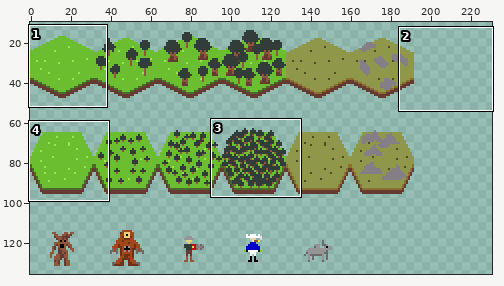
Pixel-art file: assets/images/tiles.aseprite. Above: a wide view before the commit, with the close-up outlined.
Close-up. Old version:
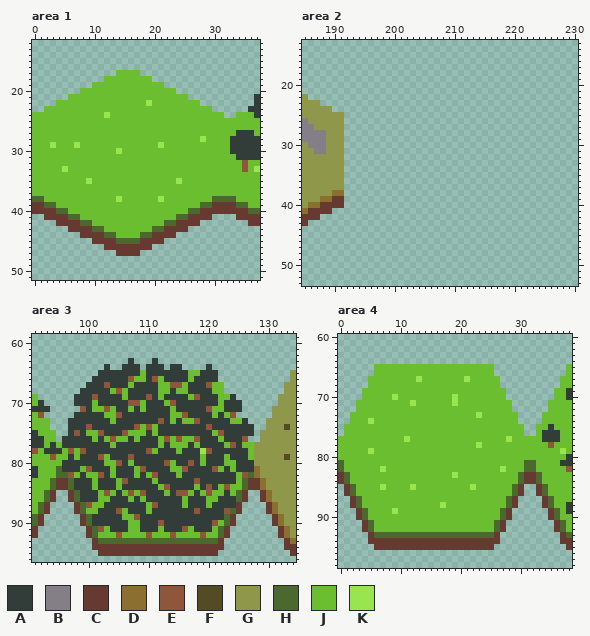
500x500 pixels, 1 frame. Shown: area 1: x 0..37, y 12..51; area 2: x 185..230, y 13..53; area 3: x 91..134, y 59..96; area 4: x 0..38, y 60..98. The wide view leaves out empty margins. The commit also changed other parts of the picture, which this record leaves out.
Palette (. is transparent): A #323c39  B #847e87  C #663931  D #8a6f30  E #8f563b  F #524b24  G #8f974a  H #4b692f  J #6abe30  K #99e550
Pixels before, area 1, first column x 0:
17 ..............JJJJ....................
18 ............JJJJJJJJ..................
19 ..........JJJJJJJJJJJJ................
20 ........JJJJJJJJJJJJJJJJ..............
21 ......JJJJJJJJJJJJJJJJJJJJ...........A
22 ....JJJJJJJJJJJJJJJKJJJJJJJJ.........A
23 ..JJJJJJJJJJJJJJJJJJJJJJJJJJJJ......AA
24 JJJJJJJJJJJJKJJJJJJJJJJJJJJJJJJJ..JJJA
25 JJJJJJJJJJJJJJJJJJJJJJJJJJJJJJJJJJJJJJ
26 JJJJJJJJJJJJJJJJJJJJJJJJJJJJJJJJJJJJJJ
27 JJJJJJJJJJJJJJJJJJJJJJJJJJJJJJJJJJAAAJ
28 JJJJJJJJJJJJJJJJJJJJJJJJJJJJKJJJJAAAAA
29 JJJKJJJKJJJJJJJJJJJJJKJJJJJJJJJJJAAAAA
30 JJJJJJJJJJJJJJKJJJJJJJJJJJJJJJJJJAAAAA
31 JJJJJJJJJJJJJJJJJJJJJJJJJJJJJJJJJJAAAA
32 JJJJJJJJJJJJJJJJJJJJJJJJJJJJJJJJJJJEJJ
33 JJJJJKJJJJJJJJJJJJJJJJJJJJJJJJJJJJJEJK
34 JJJJJJJJJJJJJJJJJJJJJJJJJJJJJJJJJJJJJJ
35 JJJJJJJJJKJJJJJJJJJJJJJJKJJJJJJJJJJJJJ
36 JJJJJJJJJJJJJJJJJJJJJJJJJJJJJJJJJJJJJJ
37 JJJJJJJJJJJJJJJJJJJJJJJJJJJJJJJJJJJJJJ
38 HHJJJJJJJJJJJJKJJJJJJKJJJJJJJJHHHHJJJJ
39 CCHHJJJJJJJJJJJJJJJJJJJJJJJJHHCCCCHHJJ
40 CCCCHHJJJJJJJJJJJJJJJJJJJJHHCCCCCCCCHH
41 ..CCCCHHJJJJJJJJJJJJJJJJHHCCCC....CCCC
42 ....CCCCHHJJJJJJJJJJJJHHCCCC........CC
43 ......CCCCHHJJJJJJJJHHCCCC............
44 ........CCCCHHJJJJHHCCCC..............
45 ..........CCCCHHHHCCCC................
46 ............CCCCCCCC..................
47 ..............CCCC....................
Pixels before, area 2, first column x 185:
22 G......
23 GGG....
24 GGGGG..
25 GGGGGGG
26 BGGGGGG
27 BBGGGGG
28 BBBBGGG
29 BBBBGGG
30 GBBBGGG
31 GGBBGGG
32 GGGGGGG
33 GGGGGGG
34 GGGGGGG
35 GGGGGGG
36 GGGGGGG
37 GGGGGGG
38 GGGGGDD
39 GGGDDCC
40 GDDCCCC
41 DCCCC..
42 CCC....
43 C......
Pixels before, area 3, first column x 91:
63 ................A...A.......................
64 ............A..AAA.AAA.AA....A..............
65 ...........AAAAAAAJAAAAAAAJJAAA............G
66 ..........AAAAAAEJJAEJAAAAJAAAA............G
67 .........AAAEAAAJAAAAJJEEJAAAEJJ..........GG
68 ........AAAAAJEJAAAAAJJAJJAAAAJJ..........GG
69 J......AAAEAAAAJAAAEAJAAAAJEAAAJJA.......GGG
70 JA.....AAAJAAAAAEEJAAAJEAAAAAAAJAAA......GGG
71 AAA.....EAJJEJAAJAJAAAAJAAAAAEJJAAA.....GGGG
72 JE.....AAAAAJJEAAAAAAAAJJEAAAAJAJE......GGGG
73 JJJ...AAAAAAAJAAAAAAAEAJAJJEAAAAAJJA...GGGGG
74 JJJ...AAAEAAAAAAAEJEJAAAAAAAAEAAAAAAA..GGGFG
75 AJJJ..AEAJJEAAAEJJJAJAAAAAAAAAJEAAAAA.GGGGGG
76 AAJJ.AAAAAJAJEJJAJAAAJEJEJJEAAAJAAAE..GGGGGG
77 AAJAJAAAAAAAAJAAAAAAAJAJJJAJAAAAJEAJJGGGGGGG
78 EJAAAJEJEAAAAAAAAAAEJAAAJAAAKEAAAAAAJGGGGGGG
79 JJJEJJAJAAAEJAAAEAAAAAAAAAAAJAAAJAAAJGGGGGFG
80 JJJJJAAAAAAAJJEAJAAAAAEJAAEAJAAAJJAAAGGGGGGG
81 AJJJHAAAJEAAAJAAAJEAAAAJJEAAAAEJAJAAADGGGGGG
82 AJJJHHEJAJJEAJAAAJAJEAAAJAAAAAAAAAJEHDGGGGGG
83 JJJHCCHAAAJAAAJEAAAAJAAAAAAEAAAAAAJHCCDGGGGG
84 JJJHCCHAAAJAAAJAAAAAAJEAAAAJAEAJEJJHCCDGGGGG
85 JJHC..CHAAAJEJAJEJEAAAJAEEJAJEJJAJHC..CDGGGG
86 JJHC..CHAAAJJAAAJAJAAAAAAJAAAJJAAAHC..CDGGGG
87 JHC....CHEJJAAAAAAAJEAAAAJAAAJAAAAC....CDGGG
88 JHC....CHJJAAAEJAAAJAAAAAAAEAAAAEHC....CDGGG
89 HC......CHAAAAAJJEAAAAAAAAAAAAAAHC......CDGG
90 HC......CHAAAAAAJJAAAEAAAAAAAAEJHC......CDGG
91 C........CHEJAAAJJAAAJAAAEJAAAJHC........CDG
92 C........CHJJJEJJJJEJJJEJJJJEJJHC........CDG
93 ..........CHHHHHHHHHHHHHHHHHHHHC..........CD
94 ..........CCCCCCCCCCCCCCCCCCCCCC..........CC
95 ...........CCCCCCCCCCCCCCCCCCCC............C
Pixels before, area 4, first column x 0:
65 ......JJJJJJJJJJJJJJJJJJJJ............J
66 ......JJJJJJJJJJJJJJJJJJJJ............J
67 .....JJJJJJJJKJJJJJJJKJJJJJ..........JJ
68 .....JJJJJJJJJJJJJJJJJJJJJJ..........JJ
69 ....JJJJJJJJJJJJJJJJJJJJJJJJ........JJA
70 ....JJJJJKJJJJJJJJJKJJJJJJJJ........JJA
71 ...JJJJJJJJJKJJJJJJKJJJJJJJJJ......JJJJ
72 ...JJJJJJJJJJJJJJJJJJJJJJJJJJ......JJJJ
73 ..JJJJJJJJJJJJJJJJJJJJJKJJJJJJ....JJJJJ
74 ..JJJKJJJJJJJJJJJJJJJJJJJJJJJJ....JJJJJ
75 .JJJJJJJJJJJJJJJJJJJJJJJJJJJJJJ..JJAJJJ
76 .JJJJJJJJJJJJJJJJJJJJJJJJJJJJJJ..JAAAJJ
77 JJJJJJJJJJJKJJJJJJJJJJJJJJJJKJJJJJAAAJJ
78 JJJJJJJJJJJJJJJJJJJJJJJKJJJJJJJJJJJEJJJ
79 JJJJJKJJJJJJJJJJJJJJJJJJJJJJJJJJJJJJJKJ
80 JJJJJJJJJJJJJJJJJJJJJJJJJJJJJJJJJJJJJJA
81 HJJJJJJJJJJJJJJJJJJJJJJJJJJJJJJHHJJJJAA
82 HJJJJJJKJJJJJJJJJJJJJJJJJJJKJJJHHJJJJJE
83 CHJJJJJJJJJJJJJJJJJKJJJJJJJJJJHCCHJJJJJ
84 CHJJJJJJJJJJJJJJJJJJJJJJJJJJJJHCCHJJJJJ
85 .CHJJJJKJJJJKJJJJJJJJJKJJJJJJHC..CHJJJJ
86 .CHJJJJJJJJJJJJJJJJJJJJJJJJJJHC..CHJJJJ
87 ..CHJJJJJJJJJJJJJJJJJJJJJJJJHC....CHJJJ
88 ..CHJJJJJJJJJJJJJKJJJJJJJJJJHC....CHJJA
89 ...CHJJJJKJJJJJJJJJJJJJJJJJHC......CHJA
90 ...CHJJJJJJJJJJJJJJJJJJJJJJHC......CHJJ
91 ....CHJJJJJJJJJJJJJJJJJJJJHC........CHJ
92 ....CHJJJJJJJJJJJJJJJJJJJJHC........CHJ
93 .....CHHHHHHHHHHHHHHHHHHHHC..........CH
94 .....CCCCCCCCCCCCCCCCCCCCCC..........CC
95 ......CCCCCCCCCCCCCCCCCCCC............C
New version:
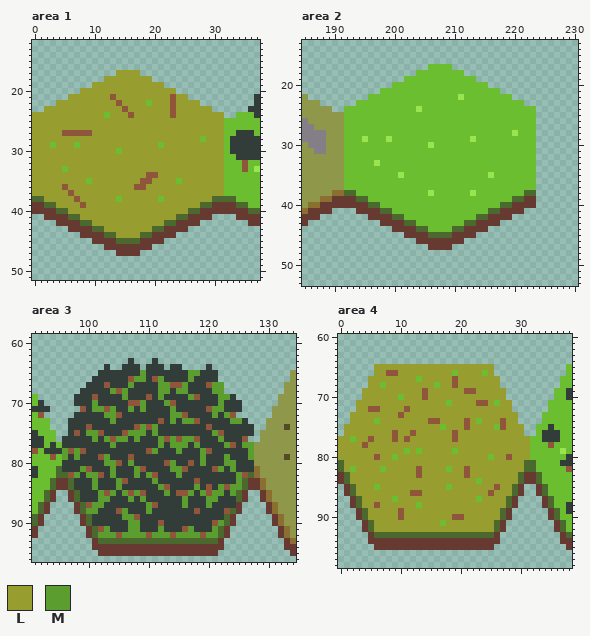
Colours new in this view: L #979d2f  M #5c9d2f
From old to new:
Changed rows in their new state; - is an unchanged pixel.
Area 1:
first column x 0:
17 --------------LLLL--------------
18 ------------LLLLLLLL------------
19 ----------LLLLLLLLLLLL----------
20 --------LLLLLLLLLLLLLLLL--------
21 ------LLLLLLLELLLLLLLLLELL------
22 ----LLLLLLLLLLELLLLJLLLELLLL----
23 --LLLLLLLLLLLLLELLLLLLLELLLLLL--
24 LLLLLLLLLLLLJLLLELLLLLLELLLLLLLL
25 LLLLLLLLLLLLLLLLLLLLLLLLLLLLLLLL
26 LLLLLLLLLLLLLLLLLLLLLLLLLLLLLLLL
27 LLLLLEEEEELLLLLLLLLLLLLLLLLLLLLL
28 LLLLLLLLLLLLLLLLLLLLLLLLLLLLJLLL
29 LLLJLLLJLLLLLLLLLLLLLJLLLLLLLLLL
30 LLLLLLLLLLLLLLJLLLLLLLLLLLLLLLLL
31 LLLLLLLLLLLLLLLLLLLLLLLLLLLLLLLL
32 LLLLLLLLLLLLLLLLLLLLLLLLLLLLLLLL
33 LLLLLJLLLLLLLLLLLLLLLLLLLLLLLLLL
34 LLLLLLLLLLLLLLLLLLLEELLLLLLLLLLL
35 LLLLLLLLLJLLLLLLLLEELLLLJLLLLLLL
36 LLLLLELLLLLLLLLLLEELLLLLLLLLLLLL
37 LLLLLLELLLLLLLLLLLLLLLLLLLLLLLLL
38 --LLLLLELLLLLLJLLLLLLJLLLLLLLL--
39 ----LLLLELLLLLLLLLLLLLLLLLLL----
40 ------LLLLLLLLLLLLLLLLLLLL------
41 --------LLLLLLLLLLLLLLLL--------
42 ----------LLLLLLLLLLLL----------
43 ------------LLLLLLLL------------
44 --------------LLLL--------------
Area 2:
first column x 192:
17 --------------JJJJ--------------
18 ------------JJJJJJJJ------------
19 ----------JJJJJJJJJJJJ----------
20 --------JJJJJJJJJJJJJJJJ--------
21 ------JJJJJJJJJJJJJJJJJJJJ------
22 ----JJJJJJJJJJJJJJJKJJJJJJJJ----
23 --JJJJJJJJJJJJJJJJJJJJJJJJJJJJ--
24 JJJJJJJJJJJJKJJJJJJJJJJJJJJJJJJJ
25 JJJJJJJJJJJJJJJJJJJJJJJJJJJJJJJJ
26 JJJJJJJJJJJJJJJJJJJJJJJJJJJJJJJJ
27 JJJJJJJJJJJJJJJJJJJJJJJJJJJJJJJJ
28 JJJJJJJJJJJJJJJJJJJJJJJJJJJJKJJJ
29 JJJKJJJKJJJJJJJJJJJJJKJJJJJJJJJJ
30 JJJJJJJJJJJJJJKJJJJJJJJJJJJJJJJJ
31 JJJJJJJJJJJJJJJJJJJJJJJJJJJJJJJJ
32 JJJJJJJJJJJJJJJJJJJJJJJJJJJJJJJJ
33 JJJJJKJJJJJJJJJJJJJJJJJJJJJJJJJJ
34 JJJJJJJJJJJJJJJJJJJJJJJJJJJJJJJJ
35 JJJJJJJJJKJJJJJJJJJJJJJJKJJJJJJJ
36 JJJJJJJJJJJJJJJJJJJJJJJJJJJJJJJJ
37 JJJJJJJJJJJJJJJJJJJJJJJJJJJJJJJJ
38 HHJJJJJJJJJJJJKJJJJJJKJJJJJJJJHH
39 CCHHJJJJJJJJJJJJJJJJJJJJJJJJHHCC
40 CCCCHHJJJJJJJJJJJJJJJJJJJJHHCCCC
41 --CCCCHHJJJJJJJJJJJJJJJJHHCCCC--
42 ----CCCCHHJJJJJJJJJJJJHHCCCC----
43 ------CCCCHHJJJJJJJJHHCCCC------
44 --------CCCCHHJJJJHHCCCC--------
45 ----------CCCCHHHHCCCC----------
46 ------------CCCCCCCC------------
47 --------------CCCC--------------
Area 3:
first column x 96:
65 -------------M-------MM---------
66 ------------MM--M----M----------
67 -----------M----MM--M----MM-----
68 --------M-M-----MM-MM----MM-----
69 ----------M-----M----M----MM----
70 -----M-------M---M--------M-----
71 -----MM-M--M-M----M------MM-----
72 -------MM---------MM-----M-M----
73 --------M---------M-MM------MM--
74 -------------M-M----------------
75 ----MM-----MMM-M---------M------
76 -----M-M-MM-M---M-M-MM----M-----
77 --------M-------M-MMM-M----M--MM
78 M-M------------M---M---M-------M
79 M-M----M---------------M---M---M
80 -------MM--M------M----M---MM---
81 ---M----M---M-----MM------M-M---
82 --M-MM--M---M-M----M---------M--
83 -----M---M-----M-------------M--
84 -----M---M------M-----M---M-MM--
85 ------M-M-M-M----M---M-M-MM-M---
86 ------MM---M-M------M---MM------
87 -----MM-------M-----M---M-------
88 ----MM----M---M-----------------
89 ----------MM--------------------
90 -----------MM-------------M-----
91 -------M---MM---M----M---M------
92 ------MMM-MMMM-MMM-MMMM-MM------
Area 4:
first column x 0:
65 ------LLLLLLLLLLLLLLLLLLLL------
66 ------LLEELLLLLLLLL-LLLL-L------
67 -----LLLLLLLLJLLLLLELLLLLLL-----
68 -----LL-LLLLLLLL-LLELLLLLLL-----
69 ----LLLLLLLLLLELLLLLLEELLLLL----
70 ----LLLLLL-LLLELLLLLLLLLLLLL----
71 ---LLLLLLLLLLLLLLL-LLLLEEL-LL---
72 ---LLEELLLLELLLLLLLLLLLLLLLLL---
73 --LLLLLLLLELLLLLLLLLLLLLLLLLLL--
74 --LLLL-LLLLLLLLEELLLLEL-LLLELL--
75 -LLLLLLLLLLLLLLLL-LLLELLLL-ELLL-
76 -LLLLLLLLELLELLLLLLELLLLLLLLLLL-
77 LL-LLELLLELELLLLLLLELLLLLLLLLLLL
78 LLLLELLLLLLLLLLLLLLLLLLLLLLLLLLL
79 LLLLLLLLLLL-L-LLLLL-LLLLLLLLLLLL
80 LLLLLLELL-LLLLLLLLLLLLLLL-LLELLL
81 -LLLLLLLLLLLLLLLLLLLLLLLLLLLLLL-
82 -L-LLLLJLLLLLELLLL-LLELLLLLLLLL-
83 --LLLLLLLLLLLELLLLLLLELLLLLLLL--
84 --LLLLLLLLLLLLLLLLLLLLL-LLLLLL--
85 ---LLL-LLLLLLLLLLL-LLLLLLLELL---
86 ---LLLLLLLLLEELLLLLLLLLLLELLL---
87 ----LLLLL-LLLLLLLLLLLLL-LLLL----
88 ----LLELLLLLL-LLLLLLLLLLLLLL----
89 -----LLLLLELLLLLLLLLLLLLLLL-----
90 -----LLLLLELLLLLLLLEELLLLLL-----
91 ------LLLLLLLLLLL-LLLLLLLL------
92 ------LLLLLLLLLLLLLLLLLLLL------
